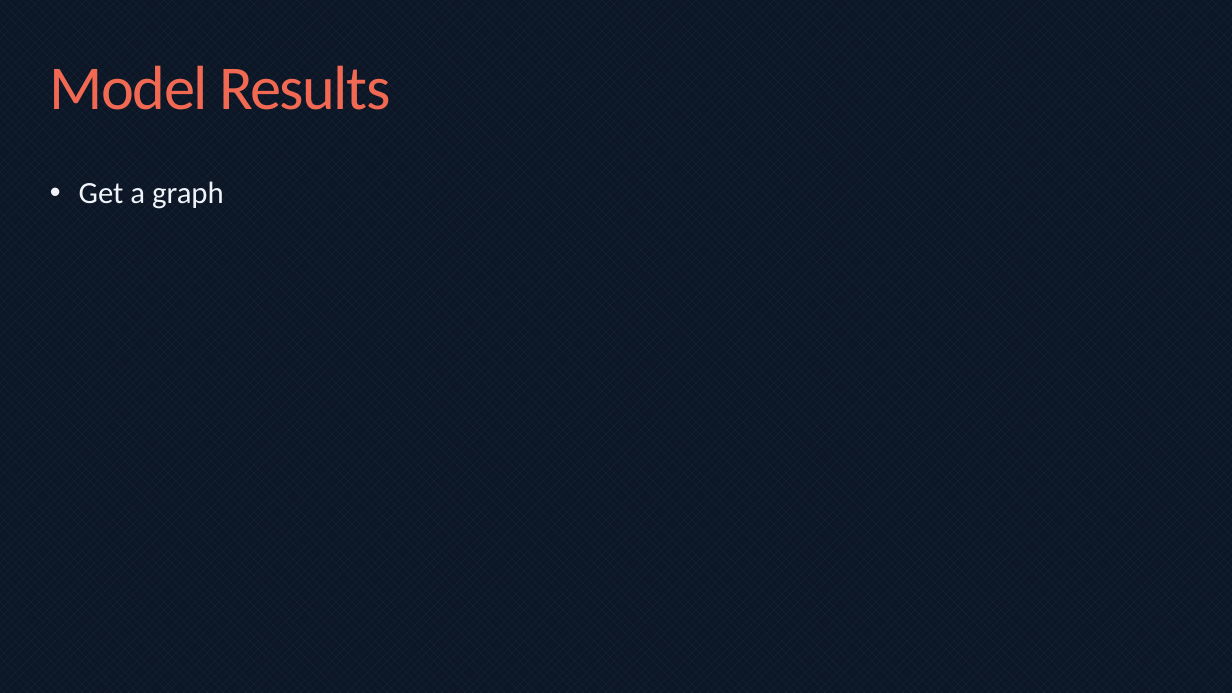
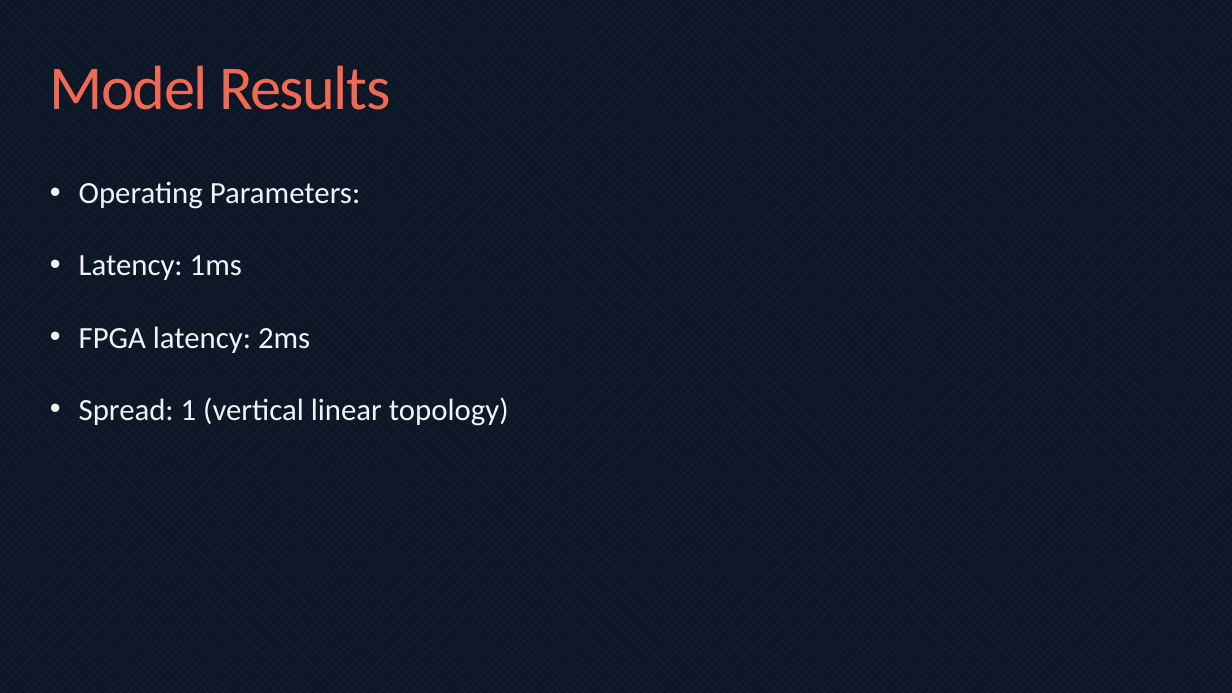
Before and after one commit to bmaximuml/CS351-Reports, a slide deck: slide 18 of Presentation/Network Switch Design on FPGAs.pptx. Drawn at 1232x693 pixels with LibreOffice and Linux fonts; fonts in the diff are those of the drawing. Boxes give left, top, right and bottom in pixels: in the first picture for what was removed or moved away, otherwise in the second. Text is boxed around its words. In the diff, an @@ line names an element or a change of style, - is before the commit and + after.

```diff
--- a/Presentation/Network Switch Design on FPGAs.pptx
+++ b/Presentation/Network Switch Design on FPGAs.pptx
@@ text at [79,181,509,426]: text changed @@
-• Get a graph
+• Operating Parameters:
+• Latency: 1ms
+• FPGA latency: 2ms
+• Spread: 1 (vertical linear topology)
```
Also in this commit, not shown: 9 other slides changed, 3 slides added, 1 slide removed, 1 other file.
